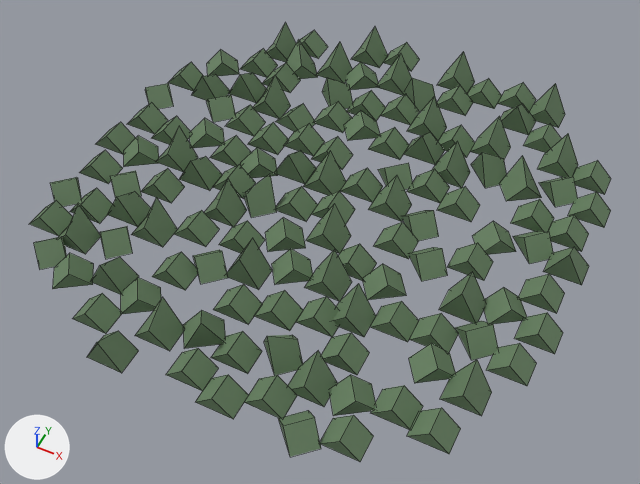
One commit to the FBX model src/Assets/Models/Map/Grass.fbx: the scene before it, then after it.
Rendered twice from a 50 mm camera at (1.06, -2.17, 2.47) aimed at (0.04, -0.14, -0.06). Arrows for +X, +Y and +Z are at lower left; the lights stay in place. Mesh edges are drawn as thin lines.

The scene before the commit, as lines of its bpy script (objects in view):
```python
me_grass = bpy.data.meshes.new('Grass')
me_grass.from_pydata(...)  # 792 vertices, 660 faces; spans x -1.02..1.0, y -1.02..1.02, z 0.0..0.14
me_grass.materials.append(mat_grass)  # green #678161
ob_grass = bpy.data.objects.new('Grass', me_grass)
ob_grass.location = (0.0, 0.0, 0.0)
```
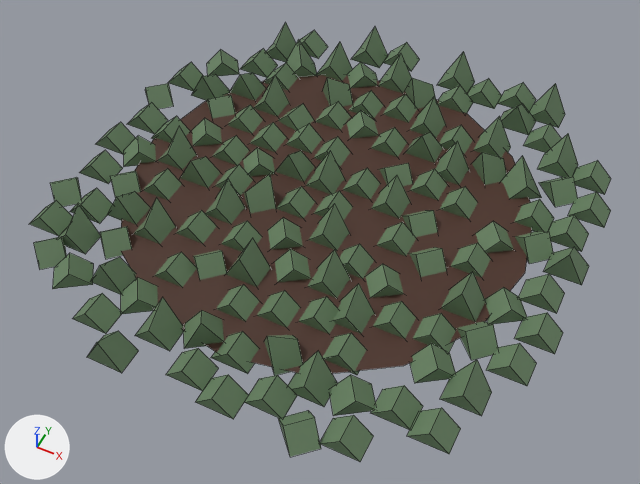
Where the newer file only moved an object's origin or applied its transform, the numbers keep the older frame.

Boxes [x1, y1, x2, y2] around the edits, measured in the pictures (640 x 484 px):
part 1 of me_grass, added (brown): after [121, 75, 532, 373]

Patch to the scene script:
```diff
--- a/src/Assets/Models/Map/Grass.fbx.py
+++ b/src/Assets/Models/Map/Grass.fbx.py
@@ mat_matt @@
+mat_matt = principled_material('Matt')
+mat_matt.base_color = (0.0668, 0.0256, 0.0145)  # brown #492c20
+mat_matt.roughness = 0.69
@@ me_grass @@
 # used by ob_grass; location = (0.0, 0.0, 0.0)
-me_grass.from_pydata(...)  # 792 vertices, 660 faces; spans x -1.02..1.0, y -1.02..1.02, z 0.0..0.14
+me_grass.from_pydata(...)  # 808 vertices, 661 faces; spans x -1.02..1.0, y -1.02..1.02, z 0.0..0.14
+# me_grass part 1: a new loose piece of 16 vertices spanning x -0.8..0.8, y -0.8..0.8, z 0.01, in mat_matt (brown #492c20)
 me_grass.materials.append(mat_grass)
+me_grass.materials.append(mat_matt)  # brown #492c20
```
